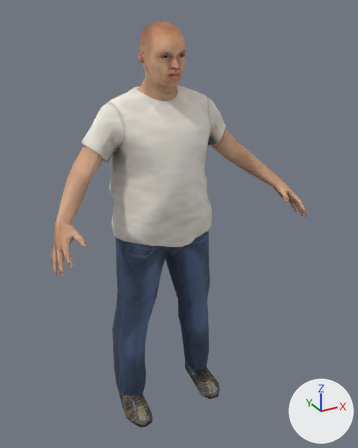
Renders of the glTF model public/models/people/mh_gordo.glb from each side of a commit.
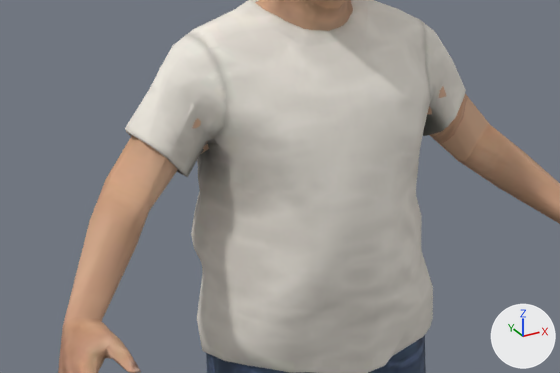
There are two pictures of each version: one whole from a 50 mm camera at (-0.872, -1.763, 1.753) aimed at (0.043, -0.099, 0.922), one close up on the part from 8% to 74% of the width and 20% to 55% of the height. Arrows for +X, +Y and +Z are at lower right; the lights stay in place. The first two pictures are the older version. Vertices at exactly the same position are counted once.

In view in the first close-up: 'cuerpo'.
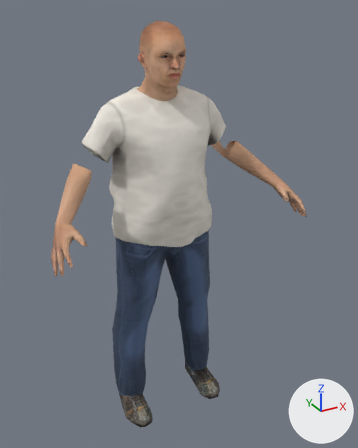
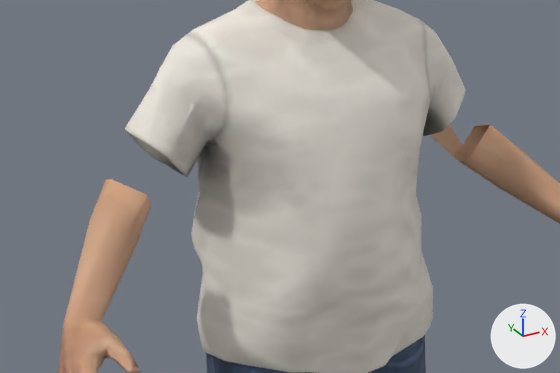
Where the change shows, as pixel boxes [x1, y1, x2, y2] in the close-ups (560 x 373 px; the box of a moved part takes in the faces that stretch with it):
part 1 of me_mh_gordo, moved or reshaped: before [106, 86, 478, 211]; after [314, 14, 340, 31]

The change, as a diff of the scene's bpy script:
```diff
--- a/public/models/people/mh_gordo.glb.py
+++ b/public/models/people/mh_gordo.glb.py
@@ me_mh_gordo @@
 # used by ob_cuerpo; location = (0.0, 0.0, 0.0)
-me_mh_gordo.from_pydata(...)  # 2106 vertices, 3812 faces; spans x -0.54..0.54, y -0.36..0.14, z 0.0..1.7
+me_mh_gordo.from_pydata(...)  # 2085 vertices, 3812 faces; spans x -0.54..0.54, y -0.36..0.14, z 0.0..1.7
+# me_mh_gordo part 1: 18 vertices moved within x -0.05..0.04, y -0.16..-0.13, z 1.53..1.6; 45 vertices removed from x -0.29..0.29, y -0.14..0.1, z 1.21..1.6; 35 vertices added at x -0.07..0.07, y -0.16..0.05, z 1.4..1.61
+# other edits to the shape of me_mh_gordo do not show in these pictures
 me_mh_gordo.materials.append(mat_persona)
```
